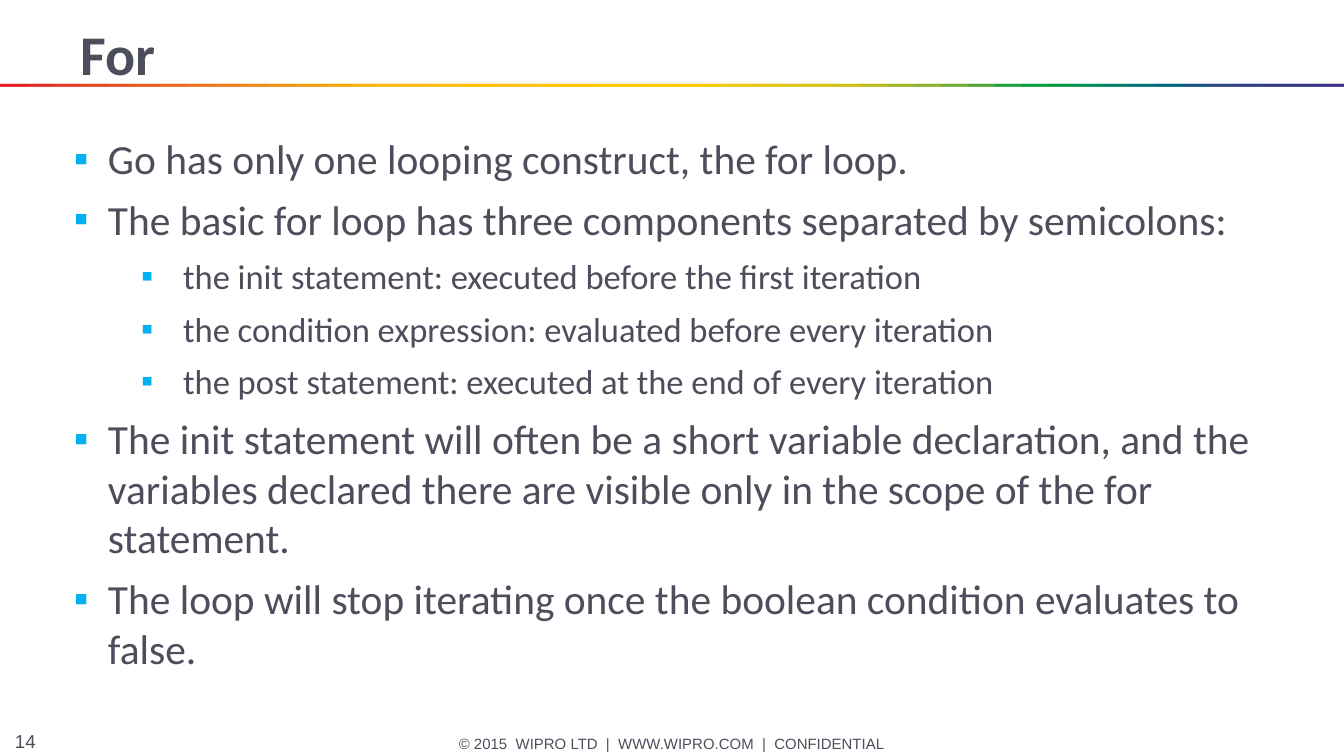
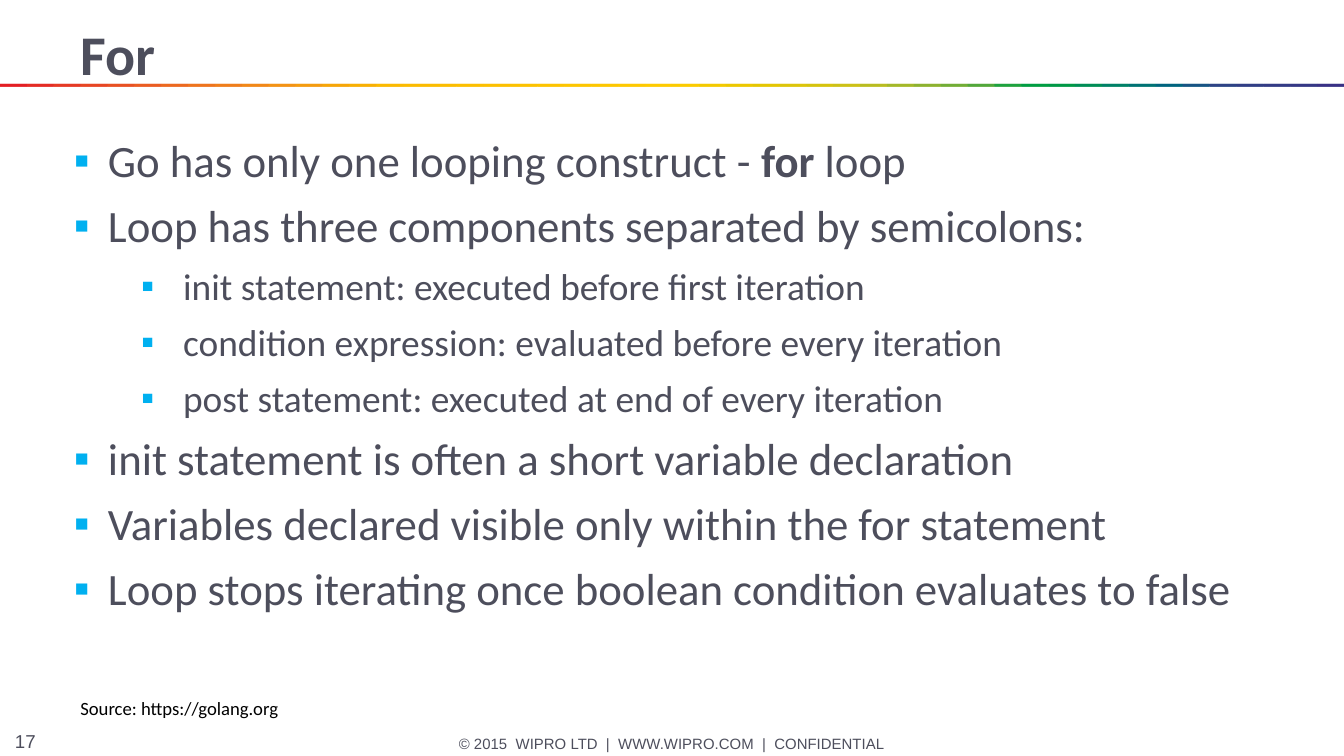
Before and after one commit to HANAND1979/go, a slide deck: slide 17 of go/Go.pptx (slide 14 before the commit). Drawn at 1344x756 pixels with LibreOffice and Linux fonts; fonts in the diff are those of the drawing. Boxes give left, top, right and bottom in pixels: in the first picture for what was removed or moved away, otherwise in the second. Text is boxed around its words. In the diff, an @@ line names an element or a change of style, - is before the commit and + after.

```diff
--- a/go/Go.pptx
+++ b/go/Go.pptx
@@ text at [108,146,1230,613]: text changed; size 22.2 to 24 pt @@
-▪ Go has only one looping construct, the for loop.
-▪ The basic for loop has three components separated by semicolons:
-  ▪ the init statement: executed before the first iteration
-  ▪ the condition expression: evaluated before every iteration
-  ▪ the post statement: executed at the end of every iteration
-▪ The init statement will often be a short variable declaration, and the variables declared there are visible only in the scope of the for statement.
-▪ The loop will stop iterating once the boolean condition evaluates to false.
+▪ Go has only one looping construct - for loop
+▪ Loop has three components separated by semicolons:
+  ▪ init statement: executed before first iteration
+  ▪ condition expression: evaluated before every iteration
+  ▪ post statement: executed at end of every iteration
+▪ init statement is often a short variable declaration
+▪ Variables declared visible only within the for statement
+▪ Loop stops iterating once boolean condition evaluates to false
@@ text added at [80,702,278,719], 10 pt, text #000000 @@
+Source: https://golang.org
@@ page number at [15,735,36,748]: text changed @@
-14
+17
```
Also in this commit, not shown: 10 other slides changed, 8 slides added, 3 slides removed.
